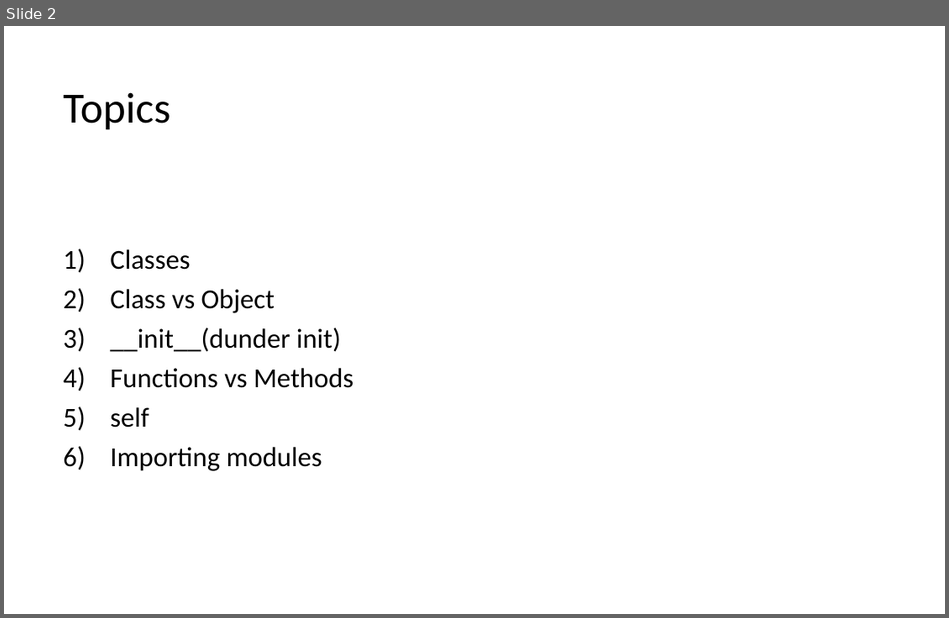
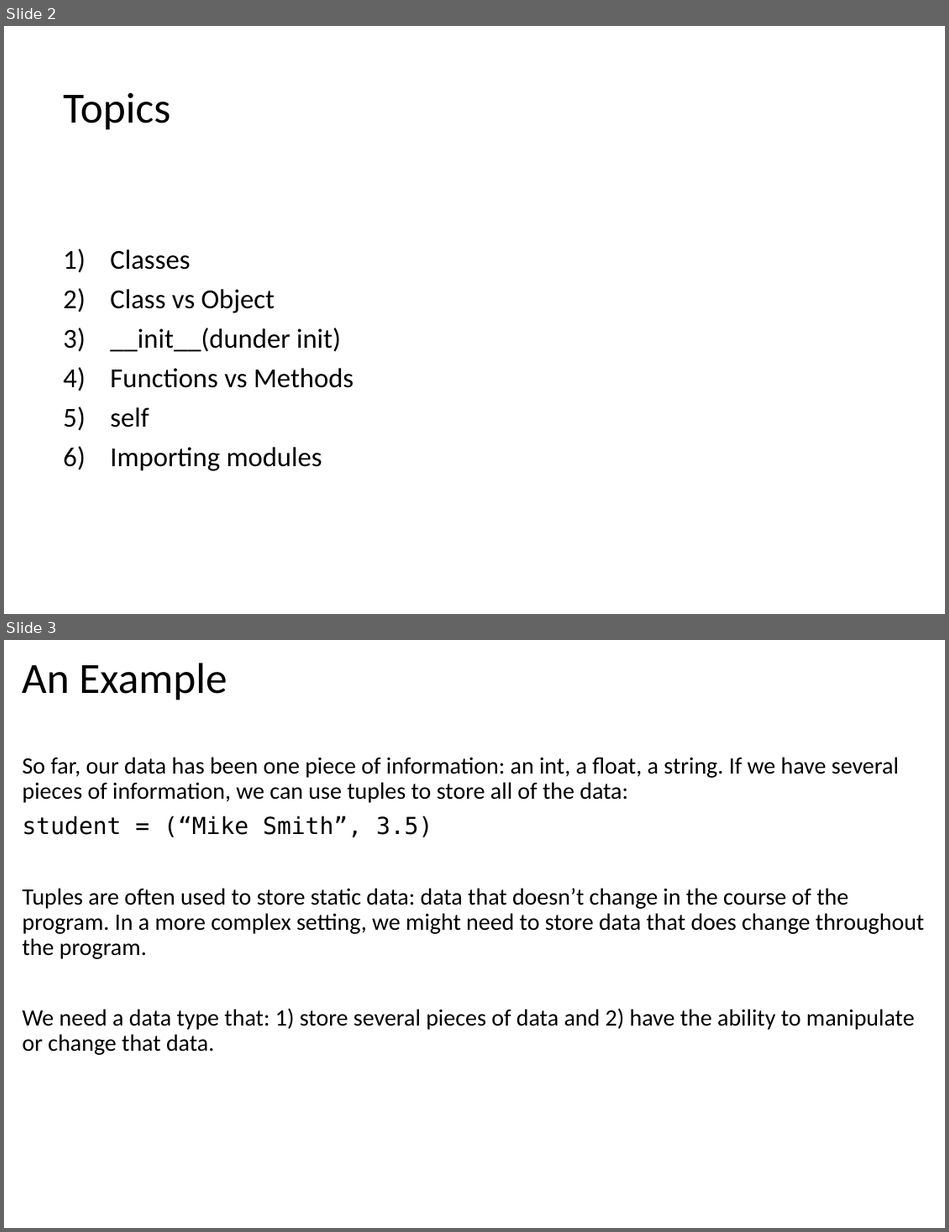
Before and after one commit to LongBaoNguyen/longbaonguyen.github.io, a slide deck: courses/apcsp/lect8.pptx. Shown one above the other, each under a label of ours: slide 2 before the commit, slides 2 and 3 after it. The pictures are 949x618 and 949x1232 pixels, drawn with LibreOffice and Linux fonts; fonts in the diff are those of the drawing. Boxes give left, top, right and bottom in pixels: in the first picture for what was removed or moved away, otherwise in the second. Text is boxed around its words. In the diff, an @@ line names an element or a change of style, - is before the commit and + after.

```diff
--- a/courses/apcsp/lect8.pptx
+++ b/courses/apcsp/lect8.pptx
@@ slide 3 added at <box>4,640,945,1228</box>, background #FFFFFF @@
@@ title added at <box>22,663,227,700</box>, 33 pt, text #000000 @@
+An Example
@@ text added at <box>22,757,924,1055</box>, 18 pt, text #000000 @@
+So far, our data has been one piece of information: an int, a float, a string. If we have several pieces of information, we can use tuples to store all of the data:
+student = (“Mike Smith”, 3.5)
+Tuples are often used to store static data: data that doesn’t change in the course of the program. In a more complex setting, we might need to store data that does change throughout the program.
+We need a data type that: 1) store several pieces of data and 2) have the ability to manipulate or change that data.
```
Also in this commit, not shown: 2 slides changed, 1 other file.
